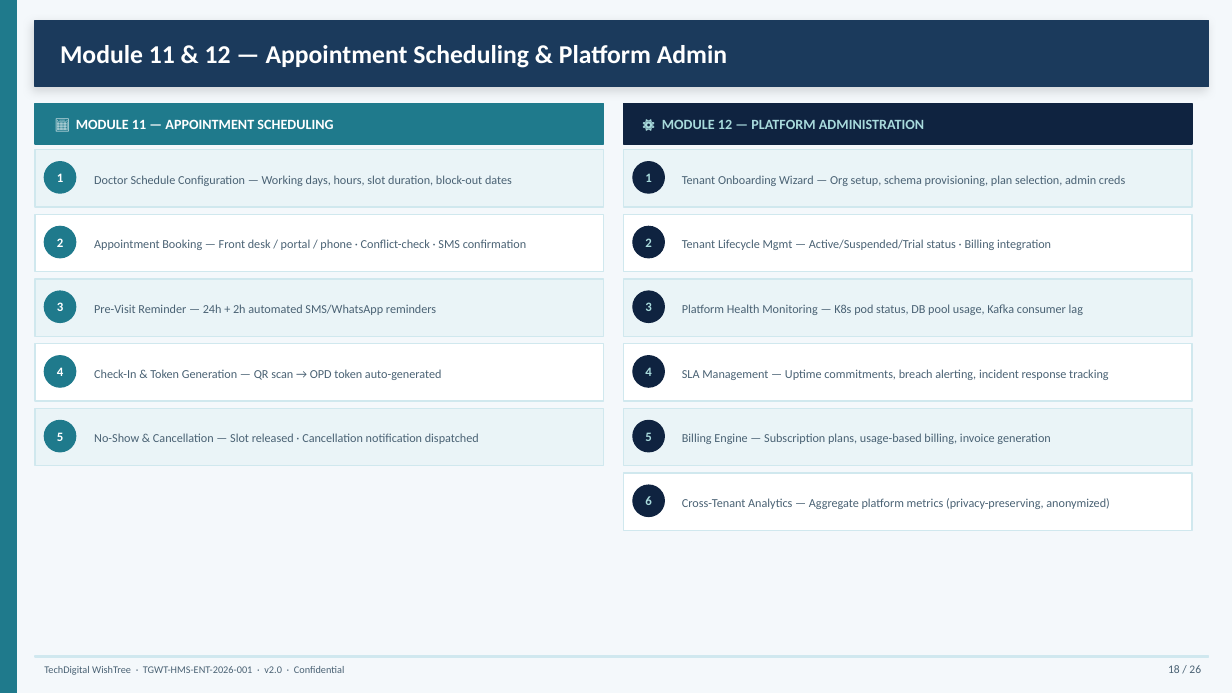
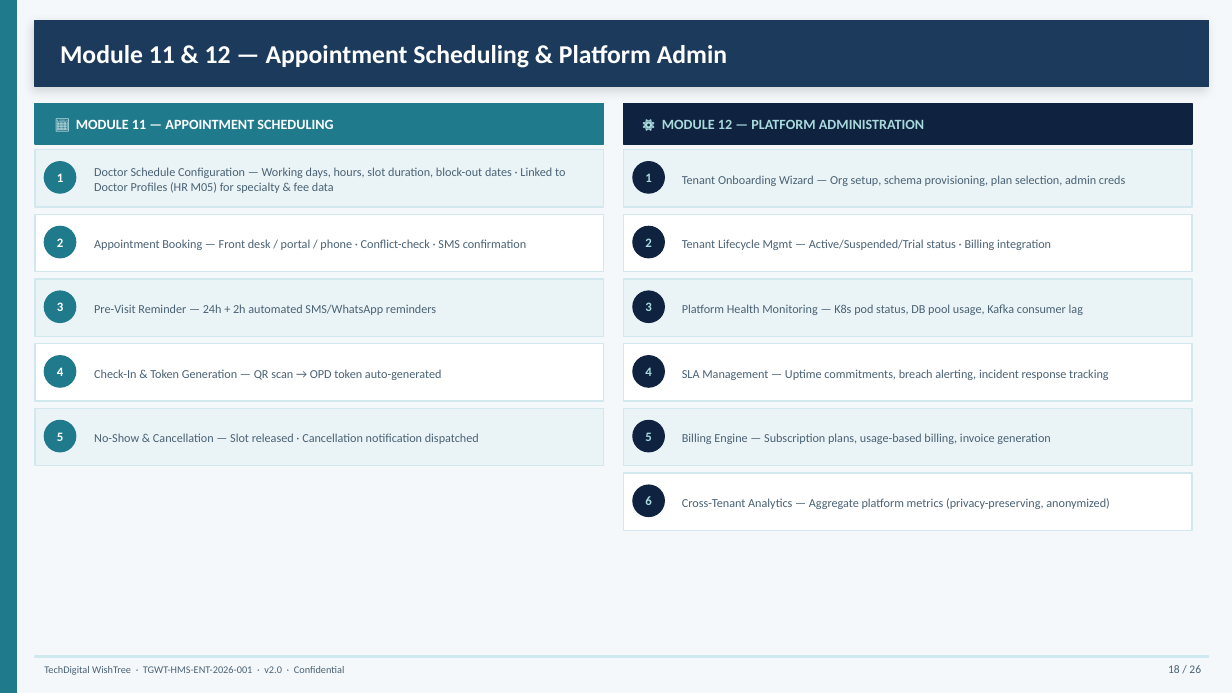
Before and after one commit to aksatyam/hms-tenent, a slide deck: slide 18 of HMS-Enterprise-Deck.pptx. Drawn at 1232x693 pixels with LibreOffice and Linux fonts; fonts in the diff are those of the drawing. Boxes give left, top, right and bottom in pixels: in the first picture for what was removed or moved away, otherwise in the second. Text is boxed around its words. In the diff, an @@ line names an element or a change of style, - is before the commit and + after.

```diff
--- a/HMS-Enterprise-Deck.pptx
+++ b/HMS-Enterprise-Deck.pptx
@@ text at [94, 167, 565, 193]: text changed @@
-Doctor Schedule Configuration — Working days, hours, slot duration, block-out dates
+Doctor Schedule Configuration — Working days, hours, slot duration, block-out dates · Linked to Doctor Profiles (HR M05) for specialty & fee data
```
Also in this commit, not shown: 2 other slides changed, 3 other files.
